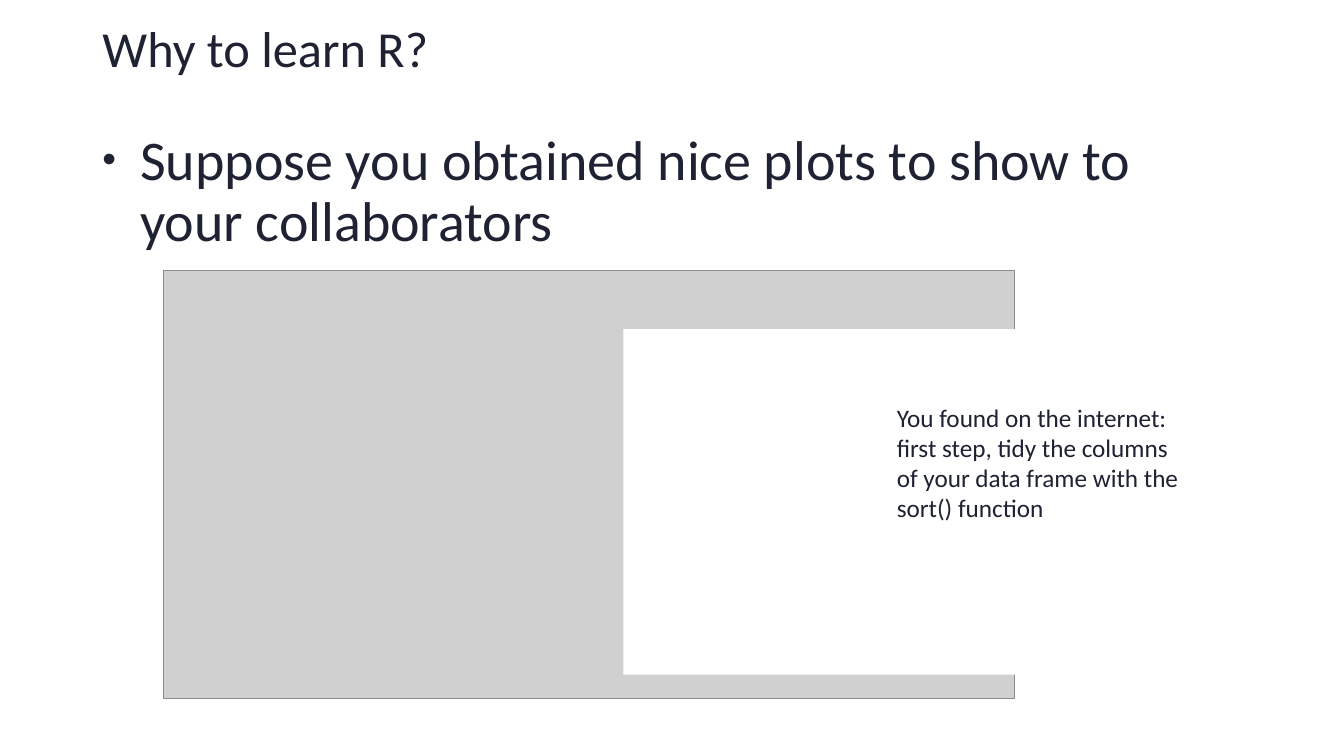
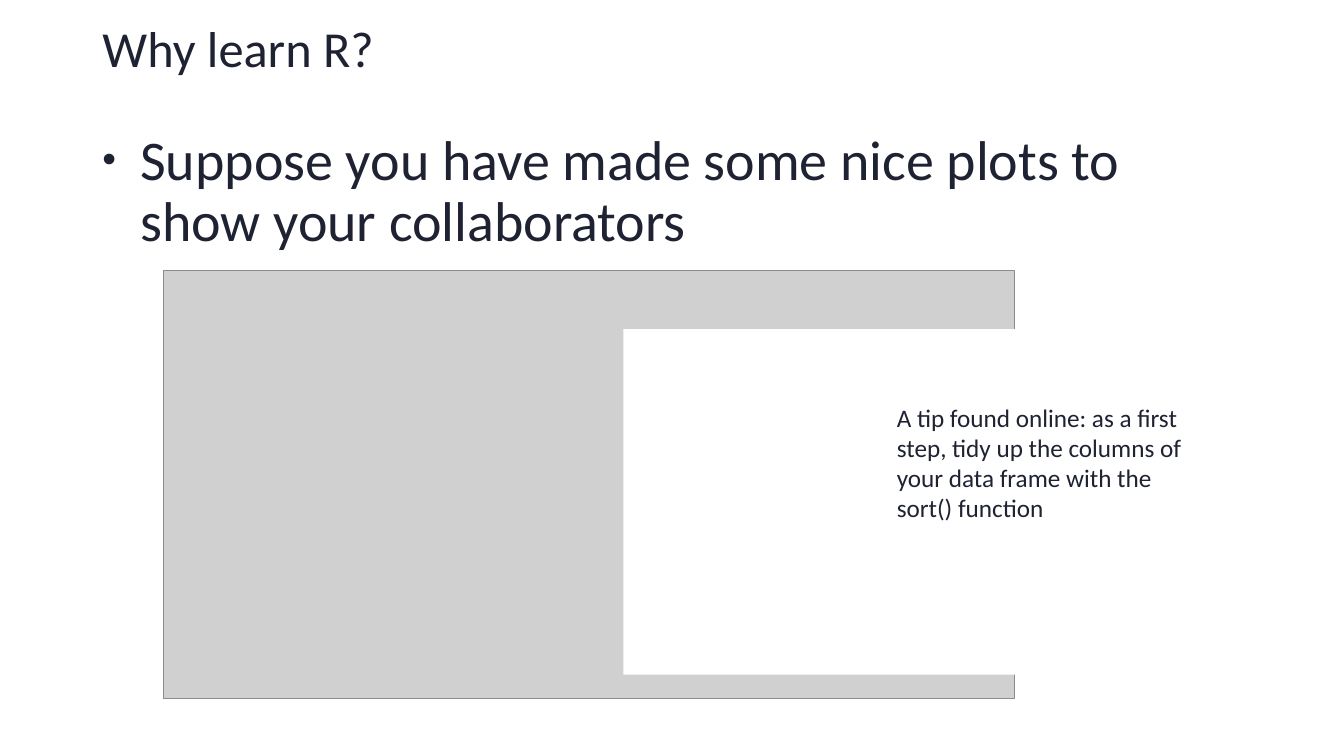
Before and after one commit to sib-swiss/first-steps-with-R-training, a slide deck: slide 9 of assets/pptx/First-steps-with-R_day1.pptx. Drawn at 1344x756 pixels with LibreOffice and Linux fonts; fonts in the diff are those of the drawing; grey boxes stand for pictures; background and template pictures are left out. Boxes give left, top, right and bottom in pixels: in the first picture for what was removed or moved away, otherwise in the second. Text is boxed around its words. In the diff, an @@ line names an element or a change of style, - is before the commit and + after.

```diff
--- a/assets/pptx/First-steps-with-R_day1.pptx
+++ b/assets/pptx/First-steps-with-R_day1.pptx
@@ title at (x1=102, y1=32, x2=374, y2=75): text changed @@
-Why to learn R?
+Why learn R?
@@ text at (x1=140, y1=141, x2=1120, y2=250): text changed @@
-• Suppose you obtained nice plots to show to your collaborators
+• Suppose you have made some nice plots to show your collaborators
@@ text at (x1=897, y1=409, x2=1181, y2=521): text changed @@
-You found on the internet: first step, tidy the columns of your data frame with the sort() function
+A tip found online: as a first step, tidy up the columns of your data frame with the sort() function
```
Also in this commit, not shown: 22 other slides changed, 13 slides added, 4 slides removed, 12 other files.
